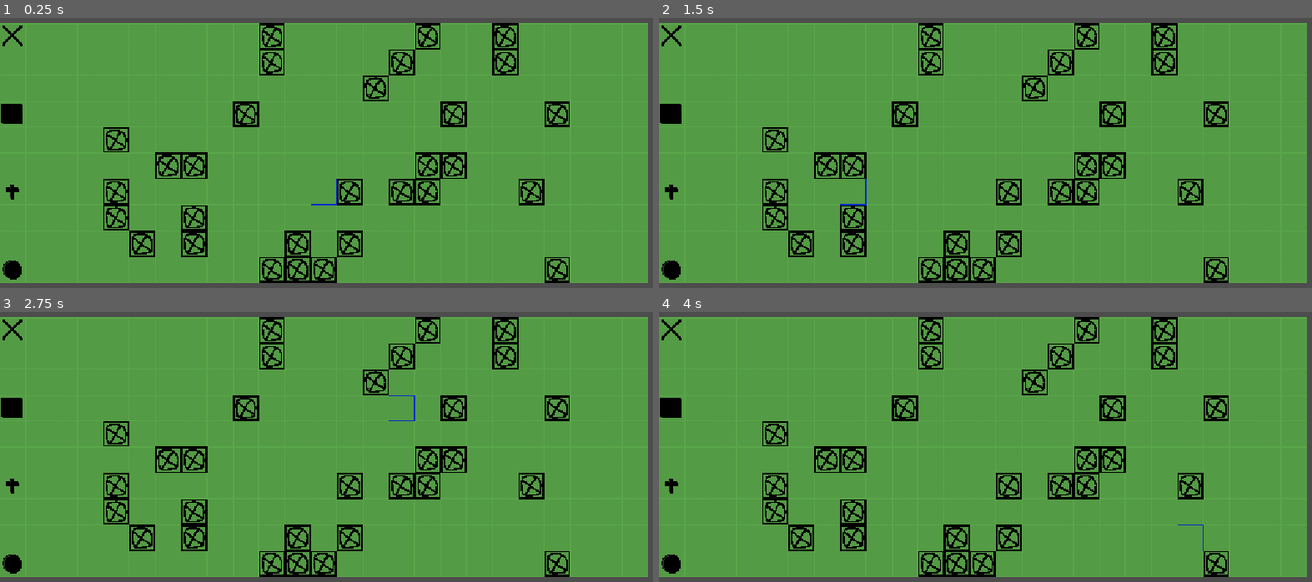
Above: before the commit, frames 1-4 (two rows, left to right).
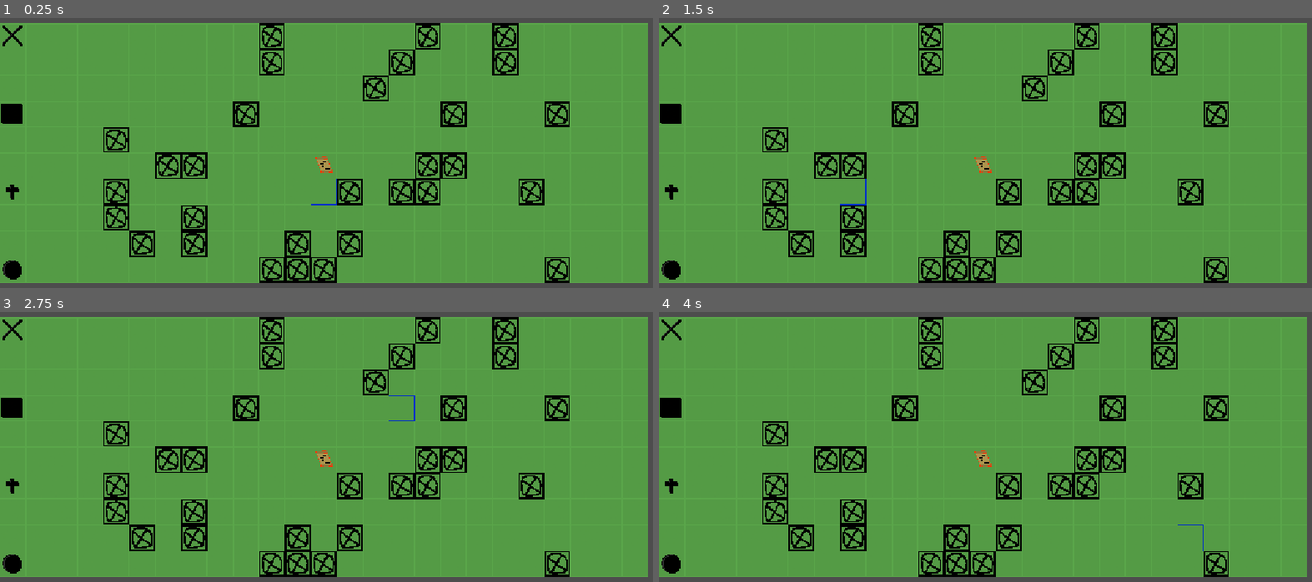
Above: after the commit, the same moments.

Repository: R0dr1go2oo3/Godot-4.7-LastEmissary
Game: Godot game, scene res://main.tscn
Same seed, same stepped clock (60 frames per second), same inputs: the game is played once before the commit and once after it.
Inputs (mouse positions are in pixels of both pictures, inside the frame that each line leads up to):
- Up to frame 1 (0.25 s): no input
- Up to frame 2 (1.5 s): move the mouse to (1142, 166) at 0.52 s; click (1142, 166) at 0.67 s; move the mouse to (861, 204) at 1.27 s; click (861, 204) at 1.42 s
- Up to frame 3 (2.75 s): move the mouse to (398, 395) at 2.02 s; click (398, 395) at 2.17 s
- Up to frame 4 (4 s): move the mouse to (959, 555) at 2.77 s; click (959, 555) at 2.92 s; move the mouse to (1194, 536) at 3.52 s; click (1194, 536) at 3.67 s

The runs differ from the first frame. In frame 1, 0.1% of the frame differs, in the area x 48-51%, y 51-58%; in frame 2, 0.1%; in frame 3, 0.1%; in frame 4, 0.1%.

Commit message:
funciones basicas de aparicion de pergamino y portador

Diff:
--- a/main.tscn
+++ b/main.tscn
@@ -16,6 +16,7 @@
 [ext_resource type="PackedScene" uid="uid://bs216c40nqwg4" path="res://robot.tscn" id="11_efxa6"]
 [ext_resource type="Script" uid="uid://bbd0mpvsk0pvs" path="res://scripts/manager.gd" id="14_w48qg"]
 [ext_resource type="PackedScene" uid="uid://bfl76kgasvgef" path="res://pergamino.tscn" id="15_2cqfq"]
+[ext_resource type="Script" uid="uid://bjwb1ggp8jn0a" path="res://scripts/pergamino.gd" id="16_yaehf"]
 
 [sub_resource type="TileSetAtlasSource" id="TileSetAtlasSource_4c57u"]
 texture = ExtResource("1_0xm2m")
@@ -197,6 +198,7 @@
 [node name="items" type="Node2D" parent="." unique_id=740138756]
 
 [node name="pergamino" parent="items" unique_id=361437145 instance=ExtResource("15_2cqfq")]
+script = ExtResource("16_yaehf")
 
 [node name="manager" type="Node2D" parent="." unique_id=1345210161]
 script = ExtResource("14_w48qg")
--- a/pergamino.tscn
+++ b/pergamino.tscn
@@ -1,3 +1,46 @@
 [gd_scene format=3 uid="uid://bfl76kgasvgef"]
 
-[node name="Node2D" type="Node2D" unique_id=361437145]
+[ext_resource type="Texture2D" uid="uid://dwco3jdrdusny" path="res://sprites/pergamino.png" id="1_b7r0a"]
+
+[sub_resource type="CircleShape2D" id="CircleShape2D_ry7xg"]
+radius = 16.0
+
+[sub_resource type="AtlasTexture" id="AtlasTexture_jkocf"]
+atlas = ExtResource("1_b7r0a")
+region = Rect2(0, 0, 64, 64)
+
+[sub_resource type="AtlasTexture" id="AtlasTexture_pyyly"]
+atlas = ExtResource("1_b7r0a")
+region = Rect2(64, 0, 64, 64)
+
+[sub_resource type="AtlasTexture" id="AtlasTexture_gur6k"]
+atlas = ExtResource("1_b7r0a")
+region = Rect2(128, 0, 64, 64)
+
+[sub_resource type="SpriteFrames" id="SpriteFrames_wyeb1"]
+animations = [{
+"frames": [{
+"duration": 1.0,
+"texture": SubResource("AtlasTexture_jkocf")
+}, {
+"duration": 1.0,
+"texture": SubResource("AtlasTexture_pyyly")
+}, {
+"duration": 1.0,
+"texture": SubResource("AtlasTexture_gur6k")
+}],
+"loop": 1,
+"name": &"default",
+"speed": 5.0
+}]
+
+[node name="Pergamino" type="Node2D" unique_id=361437145]
+
+[node name="CharacterBody2D" type="CharacterBody2D" parent="." unique_id=781512832]
+
+[node name="CollisionShape2D" type="CollisionShape2D" parent="CharacterBody2D" unique_id=1754566026]
+shape = SubResource("CircleShape2D_ry7xg")
+
+[node name="AnimatedSprite2D" type="AnimatedSprite2D" parent="CharacterBody2D" unique_id=1539920696]
+sprite_frames = SubResource("SpriteFrames_wyeb1")
+autoplay = "default"
--- a/project.godot
+++ b/project.godot
@@ -16,6 +16,7 @@
 
 [display]
 
+window/size/mode=3
 window/stretch/mode="canvas_items"
 window/stretch/aspect="expand"
 
--- a/scripts/boardState.gd
+++ b/scripts/boardState.gd
@@ -292,3 +292,23 @@
 
 
 	return false
+
+func get_random_scroll_cell() -> Vector2i:
+
+	while true:
+
+		var cell := Vector2i(
+			randi_range(3, 19),
+			randi_range(0, COLUMNS - 1)
+		)
+
+		if has_obstacle(cell):
+			continue
+
+		if is_occupied(cell):
+			continue
+
+		return cell
+
+	# Nunca debería llegar aquí
+	return Vector2i.ZERO
--- a/scripts/character.gd
+++ b/scripts/character.gd
@@ -4,7 +4,7 @@
 
 
 @export var max_health := 1
-@export var moves_per_turn := 1
+@export var actions_per_turn := 1
 @export var can_carry_message := true
 
 
@@ -48,31 +48,23 @@
 	if board == null:
 		return false
 
-
 	if !board.is_inside_board(cell):
 		return false
-
 
 	if board.has_obstacle(cell):
 
 		print("No puedes moverte sobre un obstáculo")
-
 		return false
-
 
 	if board.is_occupied(cell):
 
 		print("Casilla ocupada")
-
 		return false
-
 
 	if cell not in get_possible_moves():
 
 		print("Movimiento inválido")
-
 		return false
-
 
 	current_cell = cell
 
@@ -105,9 +97,7 @@
 
 	print(name, " recibe ", amount, " de daño. Vida: ", health)
 
-
 	if health <= 0:
-
 		die()
 
 
@@ -124,9 +114,7 @@
 func die():
 
 	if board != null:
-
 		board.remove_occupant(current_cell)
-
 
 	print(name, " ha muerto")
 
@@ -134,14 +122,45 @@
 
 
 
-func pick_message():
+# =====================================
+# MENSAJE
+# =====================================
 
-	if can_carry_message:
+func is_carrier() -> bool:
 
-		has_message = true
+	return has_message
 
 
+func pick_message() -> bool:
 
-func drop_message():
+	if !can_carry_message:
+		return false
+
+	if has_message:
+		return false
+
+	has_message = true
+
+	return true
+
+
+func drop_message() -> bool:
+
+	if !has_message:
+		return false
 
 	has_message = false
+
+	return true
+
+
+func show_message() -> bool:
+
+	if !has_message:
+
+		print(name, " no es portador.")
+		return false
+
+	print(name, " utilizó Mostrar.")
+
+	return true
--- a/scripts/main.gd
+++ b/scripts/main.gd
@@ -14,6 +14,8 @@
 @onready var sumo = $characters/Sumo
 @onready var robot = $characters/Robot
 
+@onready var scroll = $items/pergamino
+
 
 func _ready():
 
@@ -28,7 +30,8 @@
 			paladin,
 			sumo,
 			robot
-		]
+		],
+		scroll
 	)
 
 
@@ -37,16 +40,19 @@
 	if !(event is InputEventMouseButton):
 		return
 
-	if event.button_index != MOUSE_BUTTON_LEFT:
-		return
-
 	if !event.pressed:
 		return
 
-	var cell: Vector2i = full_tile.local_to_map(
-		full_tile.to_local(
-			full_tile.get_global_mouse_position()
+	if event.button_index == MOUSE_BUTTON_LEFT:
+
+		var cell: Vector2i = full_tile.local_to_map(
+			full_tile.to_local(
+				full_tile.get_global_mouse_position()
+			)
 		)
-	)
 
-	game_manager.handle_click(cell)
+		game_manager.handle_click(cell)
+
+	elif event.button_index == MOUSE_BUTTON_RIGHT:
+
+		game_manager.handle_right_click()
--- a/scripts/manager.gd
+++ b/scripts/manager.gd
@@ -2,19 +2,20 @@
 
 var turn := 1
 
+var board: BoardState
+
 var robot: Character = null
-
-var robot_moves := 0
-var pieces_moved := []
+var characters = []
 
 var selected_character: Character = null
 
-var board
+var robot_actions := 0
+var pieces_acted := []
 
 var mouse_tile
 var moves_tile
 
-var characters = []
+var scroll: Scroll
 
 var spawn_cells := [
 	Vector2i(0, 0),
@@ -30,7 +31,8 @@
 	obstacle_tile,
 	mouse_layer,
 	moves_layer,
-	character_list: Array
+	character_list: Array,
+	scroll_node: Scroll
 ):
 
 	board = board_state
@@ -44,23 +46,34 @@
 	)
 
 	characters = character_list
-	robot = characters[3]
+	robot = find_robot()
+
+	scroll = scroll_node
 
 	start_game()
 
 
+func find_robot() -> Character:
+
+	for character in characters:
+
+		if character.name == "Robot":
+			return character
+
+	push_error("No se encontró un Robot.")
+
+	return null
+
+
 func start_game():
 
 	randomize()
 
 	board.create_board()
 
-	# Dar acceso al BoardState antes de validar movimientos
 	for character in characters:
-
 		character.setup_board(board)
 
-
 	while true:
 
 		board.create_obstacles()
@@ -70,7 +83,6 @@
 		var valid := true
 
 		board.clear_occupants()
-
 
 		for i in range(characters.size()):
 
@@ -81,7 +93,6 @@
 				characters[i]
 			)
 
-
 		for character in characters:
 
 			if !board.can_reach_goal(character):
@@ -89,26 +100,22 @@
 				valid = false
 				break
 
-
 		if valid:
 			break
 
-
 	mouse_tile.ground_tile = board.ground_tile
 
-
 	for i in range(characters.size()):
 
-		characters[i].spawn(
-			spawn_cells[i]
-		)
-
+		characters[i].spawn(spawn_cells[i])
 
 		board.set_occupant(
 			characters[i].current_cell,
 			characters[i]
 		)
 
+	scroll.setup(board)
+	scroll.spawn(board.get_random_scroll_cell())
 
 	print("Turno:", turn)
 
@@ -142,6 +149,23 @@
 		return
 
 	move_selected(cell)
+
+
+func handle_right_click():
+
+	if selected_character == null:
+		return
+
+	if !can_act(selected_character):
+		return
+
+	if selected_character.show_message():
+
+		register_action(selected_character)
+
+		deselect()
+
+		check_end_turn()
 
 
 func select_piece(piece: Character):
@@ -185,7 +209,15 @@
 		selected_character.current_cell
 	)
 
-	register_move(selected_character)
+	if selected_character.current_cell == scroll.current_cell:
+
+		if selected_character.pick_message():
+
+			scroll.collect()
+
+			print(selected_character.name, " ahora es portador.")
+
+	register_action(selected_character)
 
 	deselect()
 
@@ -194,28 +226,56 @@
 
 func can_select(piece: Character) -> bool:
 
+	return can_act(piece)
+
+
+func can_act(piece: Character) -> bool:
+
 	if piece == robot:
 
 		if turn % 2 != 0:
+
 			print("El Robot está recargando")
 			return false
 
-		if robot_moves >= 3:
+		if robot_actions >= 3:
 			return false
 
-	elif piece in pieces_moved:
+	elif piece in pieces_acted:
 
 		return false
 
 	return true
 
 
-func register_move(piece: Character):
+func register_action(piece: Character):
 
 	if piece == robot:
-		robot_moves += 1
+		robot_actions += 1
 	else:
-		pieces_moved.append(piece)
+		pieces_acted.append(piece)
+
+
+func get_carriers():
+
+	var carriers = []
+
+	for character in characters:
+
+		if character.is_carrier():
+			carriers.append(character)
+
+	return carriers
+
+
+func has_carriers() -> bool:
+
+	for character in characters:
+
+		if character.is_carrier():
+			return true
+
+	return false
 
 
 func get_required_actions() -> int:
@@ -228,7 +288,7 @@
 
 func get_current_actions() -> int:
 
-	return pieces_moved.size() + robot_moves
+	return pieces_acted.size() + robot_actions
 
 
 func check_end_turn():
@@ -238,7 +298,7 @@
 
 	turn += 1
 
-	pieces_moved.clear()
-	robot_moves = 0
+	pieces_acted.clear()
+	robot_actions = 0
 
 	print("Turno:", turn)
--- /dev/null
+++ b/scripts/pergamino.gd
@@ -0,0 +1,23 @@
+extends Node2D
+
+class_name Scroll
+
+var current_cell: Vector2i
+var board: BoardState
+
+
+func setup(board_state: BoardState):
+
+	board = board_state
+
+
+func spawn(cell: Vector2i):
+
+	current_cell = cell
+	position = board.ground_tile.map_to_local(cell)
+	visible = true
+
+
+func collect():
+
+	visible = false
--- a/scripts/robot.gd
+++ b/scripts/robot.gd
@@ -1,4 +1,6 @@
 extends Character
+
+class_name Robot
 
 
 func get_possible_moves_from(
Not shown, added: scripts/pergamino.gd.uid
Binary file added: sprites/pergamino.png
Not shown, added: sprites/pergamino.png.import
